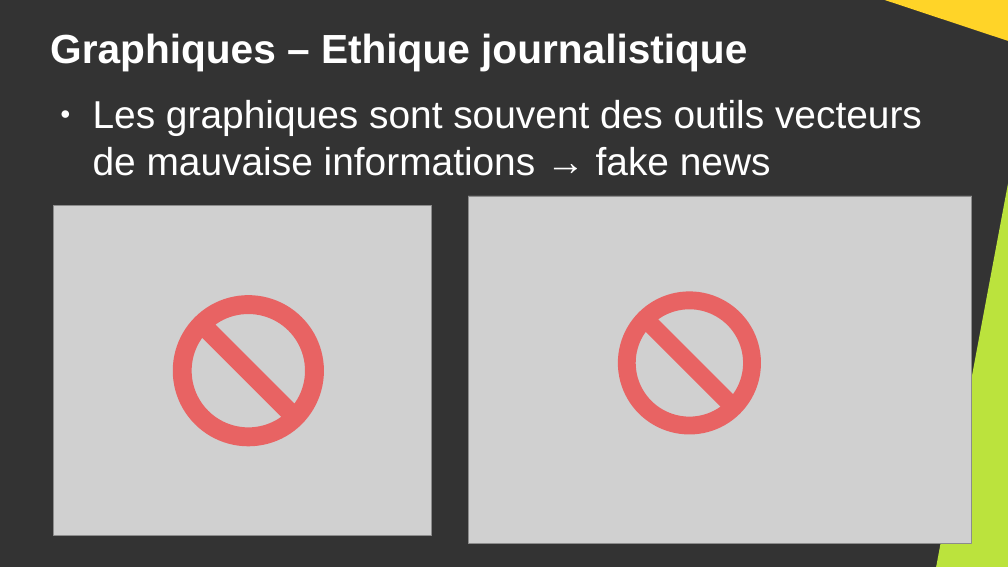
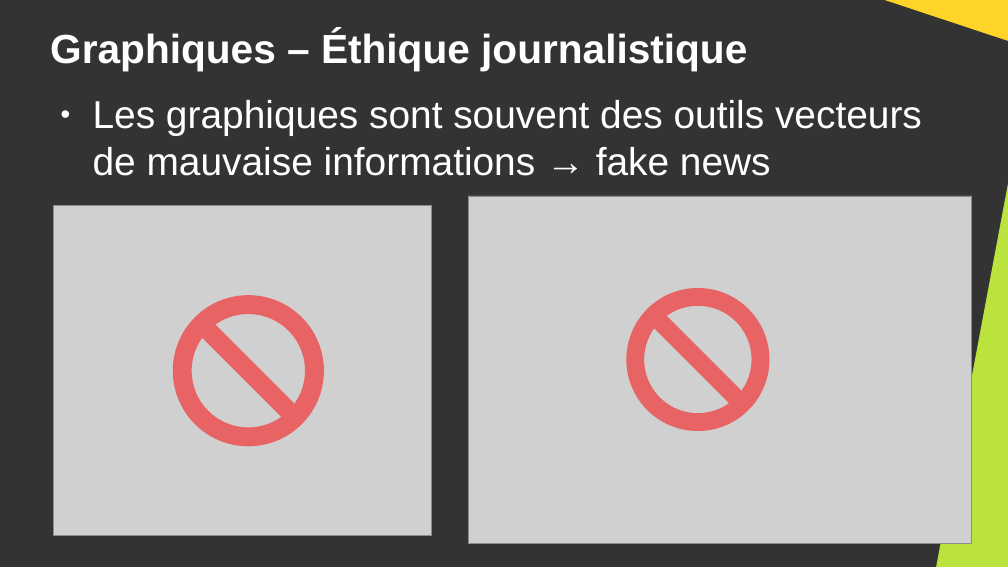
Before and after one commit to DanYellow/cours, a slide deck: slide 13 of data-journalisme-s4/travaux-pratiques/numero-1/presentation.odp (slide 11 before the commit). Drawn at 1008x567 pixels with LibreOffice and Linux fonts; fonts in the diff are those of the drawing; grey boxes stand for pictures. Boxes give left, top, right and bottom in pixels: in the first picture for what was removed or moved away, otherwise in the second. Text is boxed around its words. In the diff, an @@ line names an element or a change of style, - is before the commit and + after.

```diff
--- a/data-journalisme-s4/travaux-pratiques/numero-1/presentation.odp
+++ b/data-journalisme-s4/travaux-pratiques/numero-1/presentation.odp
@@ title at bbox=[50, 31, 747, 71]: text changed @@
-Graphiques – Ethique journalistique
+Graphiques – Éthique journalistique
@@ no-entry sign: place and size @@
-no-entry sign at bbox=[618, 292, 762, 434]
+no-entry sign at bbox=[627, 288, 770, 431]
```
Also in this commit, not shown: 12 other slides changed, 2 slides added, 55 other files.
